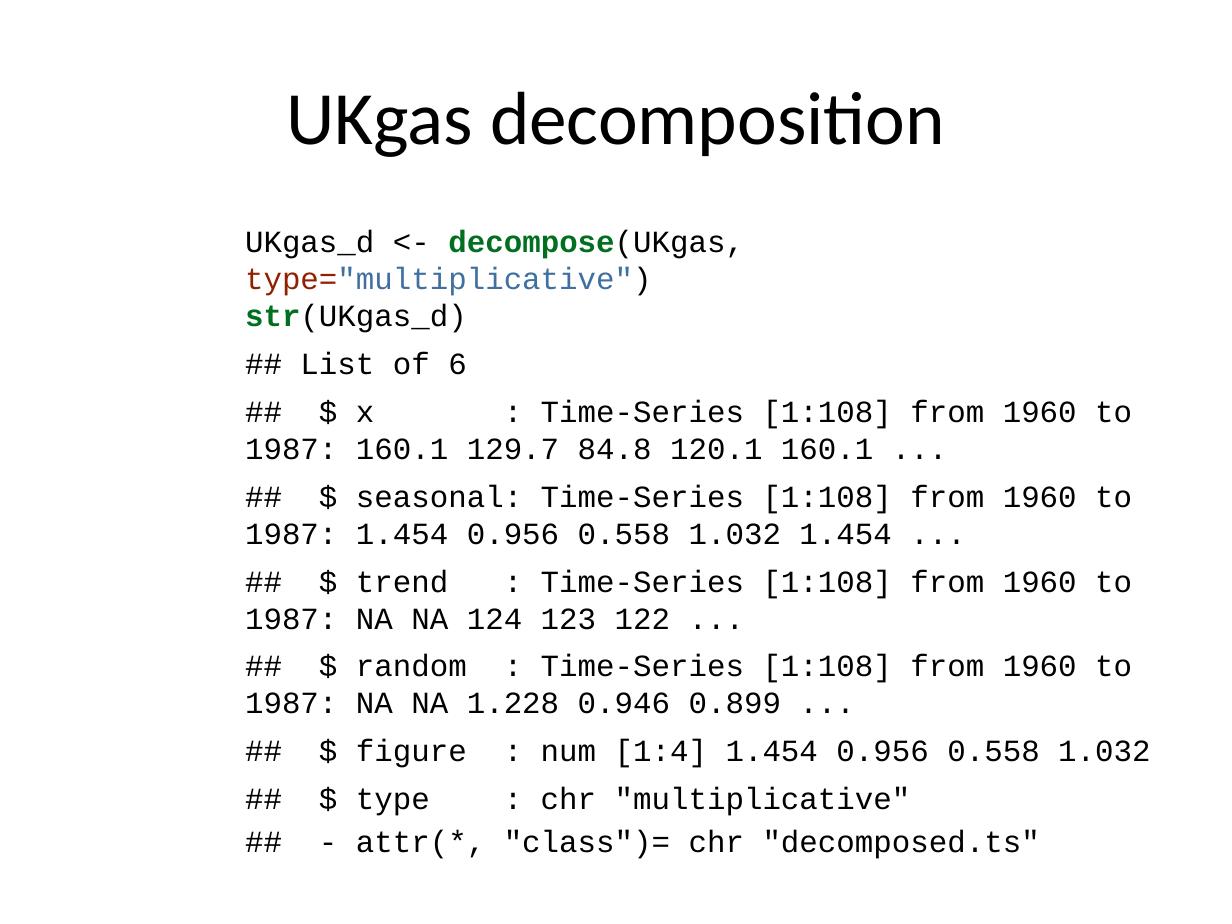
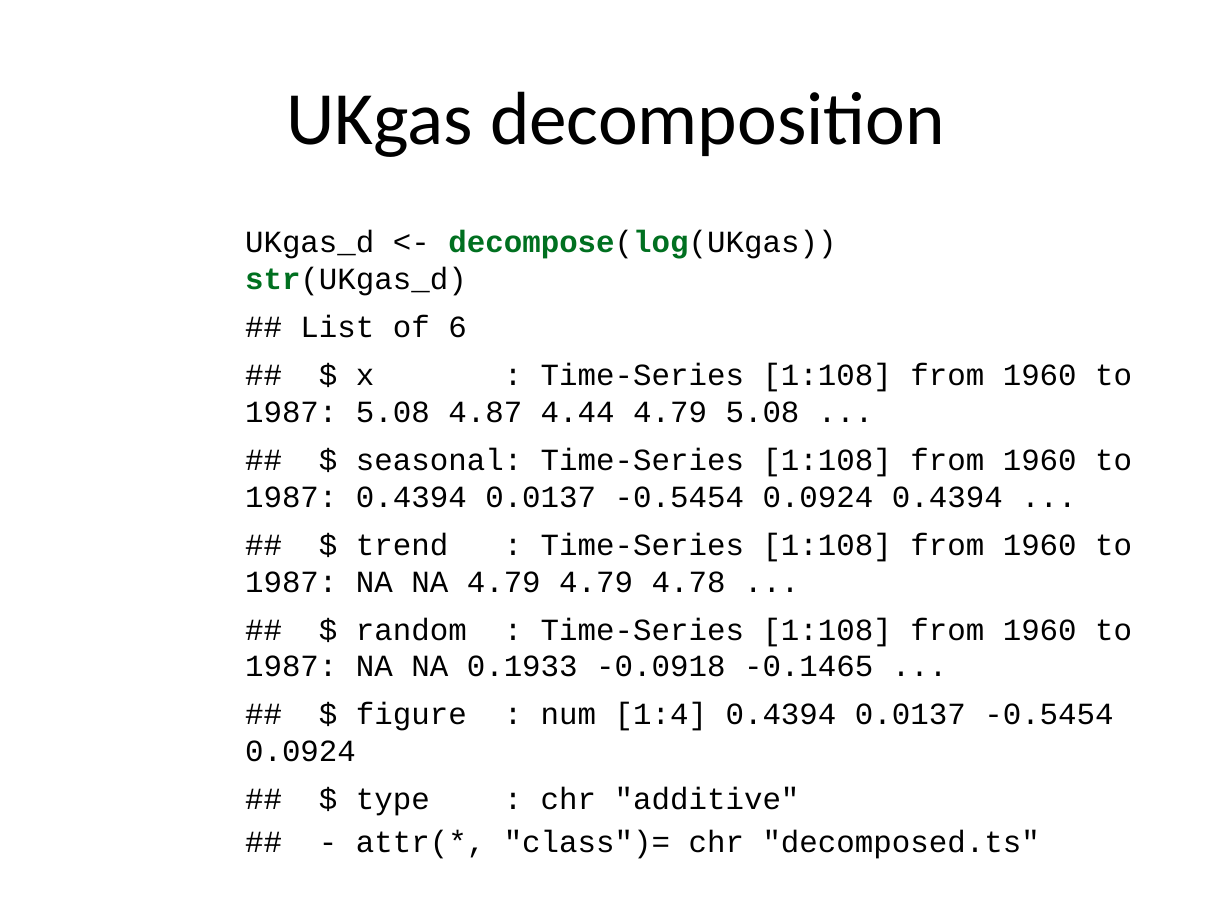
Before and after one commit to pmean/basic-time-series, a slide deck: slide 18 of src/basics.pptx (slide 16 before the commit). Drawn at 1232x924 pixels with LibreOffice and Linux fonts; fonts in the diff are those of the drawing. Boxes give left, top, right and bottom in pixels: in the first picture for what was removed or moved away, otherwise in the second. Text is boxed around its words. In the diff, an @@ line names an element or a change of style, - is before the commit and + after.

```diff
--- a/src/basics.pptx
+++ b/src/basics.pptx
@@ text at (x1=245, y1=230, x2=1132, y2=816): text changed @@
-UKgas_d <- decompose(UKgas, type="multiplicative")
-str(UKgas_d)
-## List of 6
-## $ x : Time-Series [1:108] from 1960 to 1987: 160.1 129.7 84.8 120.1 160.1 ...
-## $ seasonal: Time-Series [1:108] from 1960 to 1987: 1.454 0.956 0.558 1.032 1.454 ...
-## $ trend : Time-Series [1:108] from 1960 to 1987: NA NA 124 123 122 ...
-## $ random : Time-Series [1:108] from 1960 to 1987: NA NA 1.228 0.946 0.899 ...
-## $ figure : num [1:4] 1.454 0.956 0.558 1.032
-## $ type : chr "multiplicative"
-## - attr(*, "class")= chr "decomposed.ts"
+UKgas_d <- decompose(log(UKgas))
+str(UKgas_d)
+## List of 6
+## $ x : Time-Series [1:108] from 1960 to 1987: 5.08 4.87 4.44 4.79 5.08 ...
+## $ seasonal: Time-Series [1:108] from 1960 to 1987: 0.4394 0.0137 -0.5454 0.0924 0.4394 ...
+## $ trend : Time-Series [1:108] from 1960 to 1987: NA NA 4.79 4.79 4.78 ...
+## $ random : Time-Series [1:108] from 1960 to 1987: NA NA 0.1933 -0.0918 -0.1465 ...
+## $ figure : num [1:4] 0.4394 0.0137 -0.5454 0.0924
+## $ type : chr "additive"
+## - attr(*, "class")= chr "decomposed.ts"
```
Also in this commit, not shown: 20 other slides changed, 33 slides added, 9 slides removed, 1 other file.
